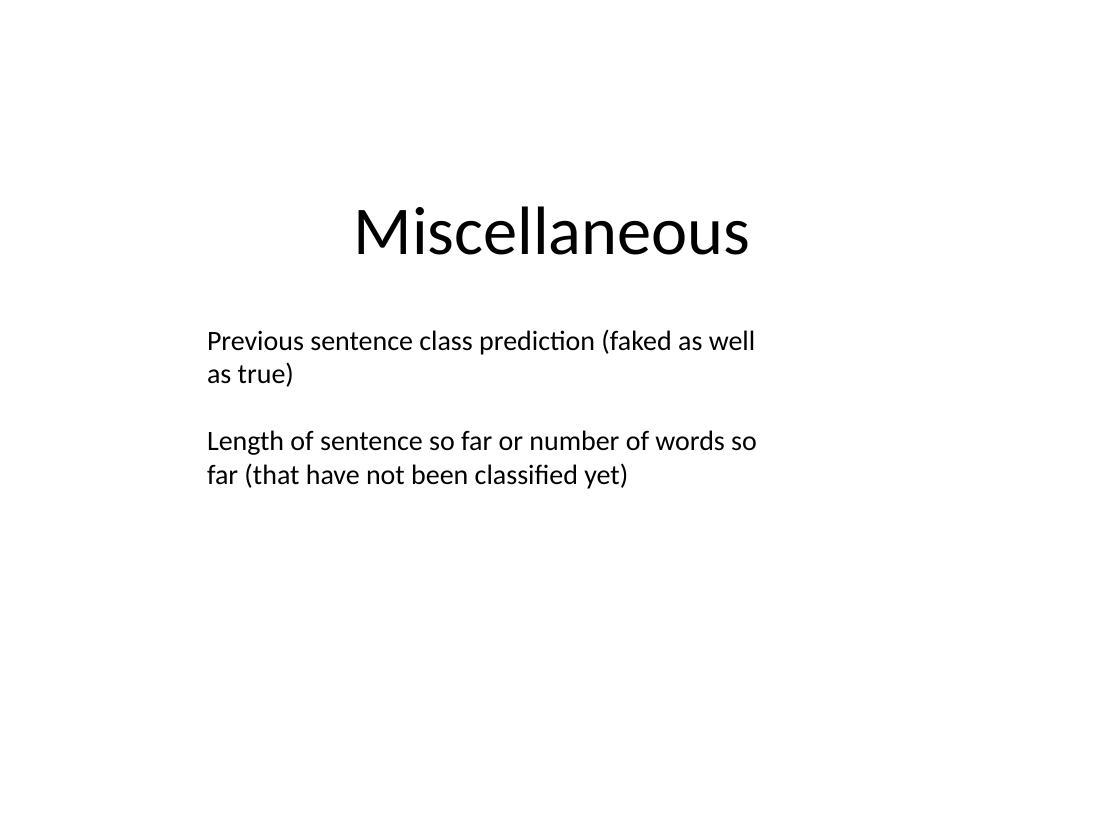
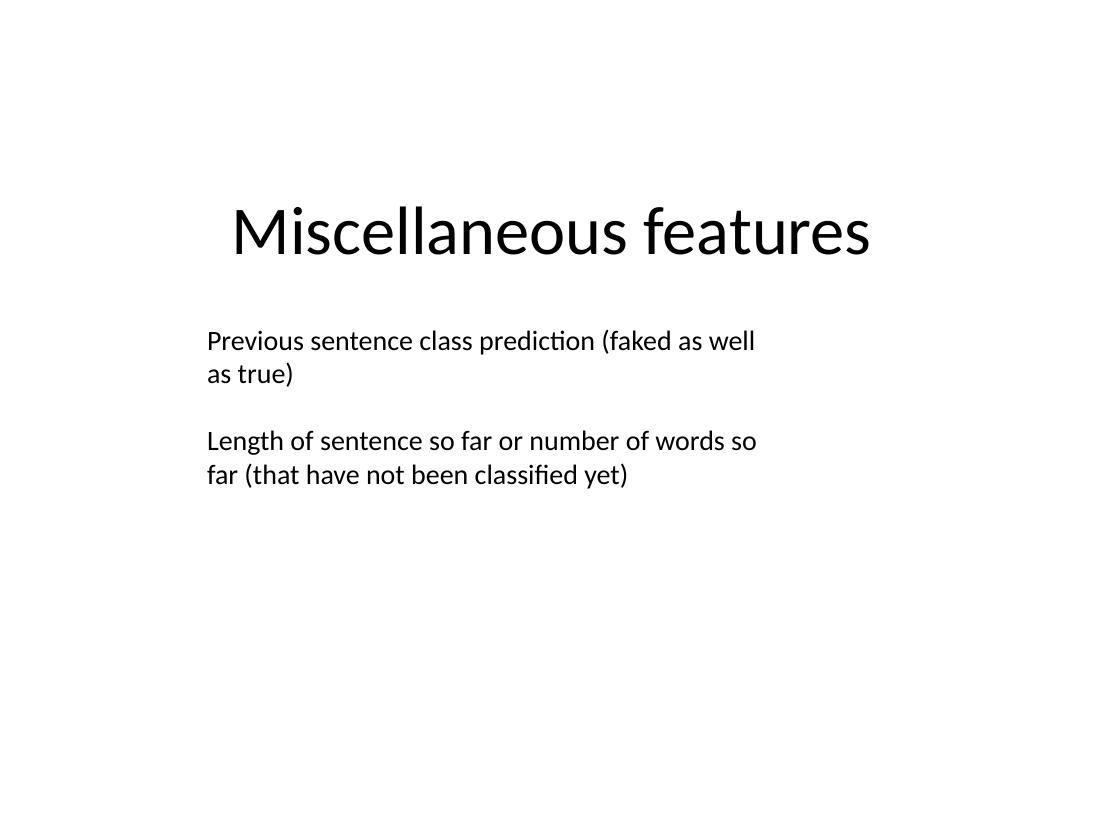
Before and after one commit to elingg/um-err-hmm, a slide deck: slide 6 of Poster.pptx. Drawn at 1120x840 pixels with LibreOffice and Linux fonts; fonts in the diff are those of the drawing. Boxes give left, top, right and bottom in pixels: in the first picture for what was removed or moved away, otherwise in the second. Text is boxed around its words. In the diff, an @@ line names an element or a change of style, - is before the commit and + after.

```diff
--- a/Poster.pptx
+++ b/Poster.pptx
@@ title at (x1=232, y1=206, x2=872, y2=255): text changed @@
-Miscellaneous
+Miscellaneous features
```
Also in this commit, not shown: 1 other slide changed, 1 other file.
